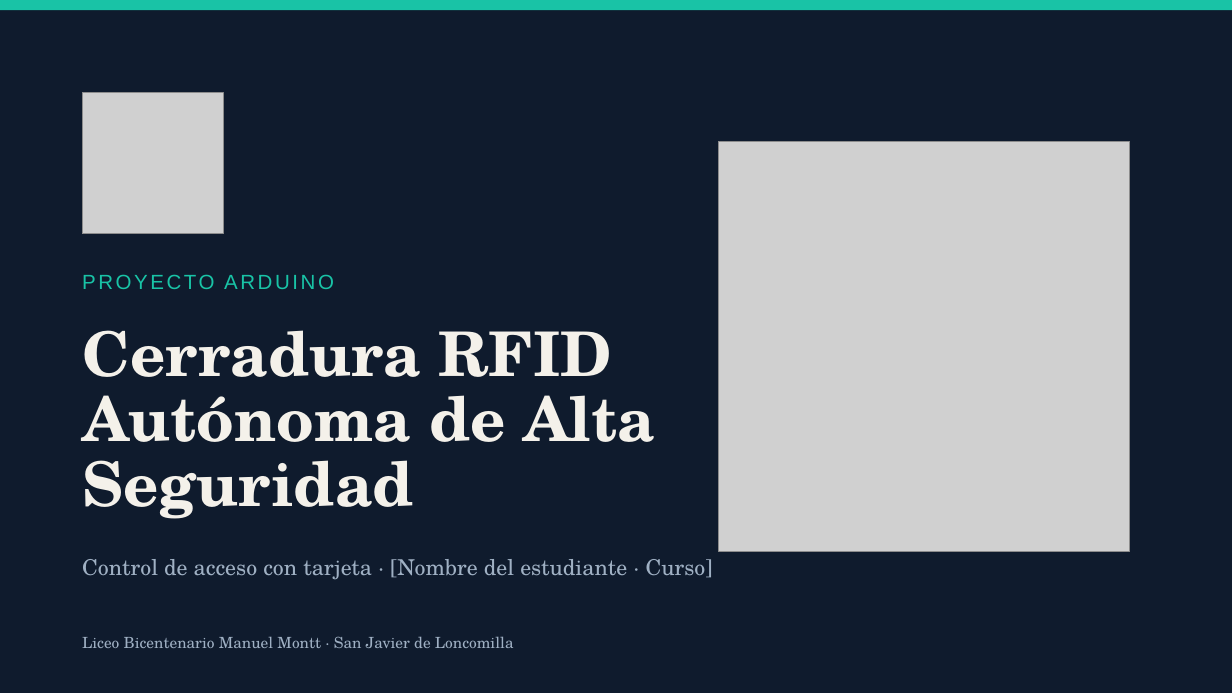
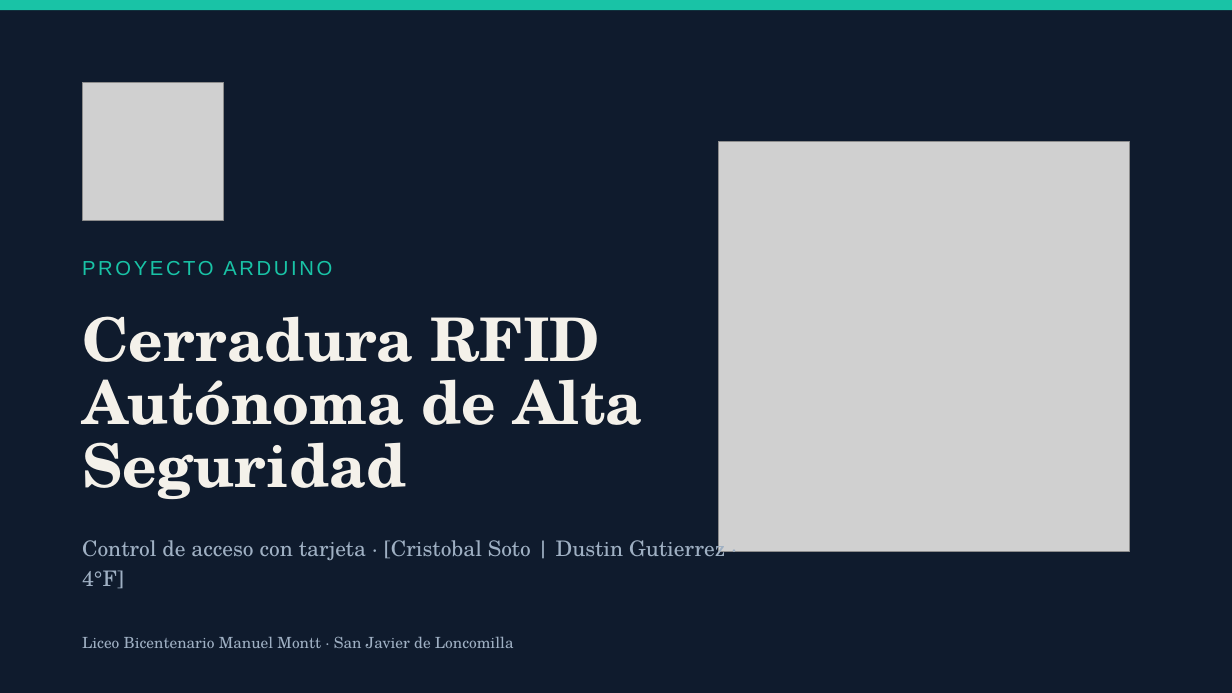
Before and after one commit to misterdarkno2-wq/Arduino, a slide deck: slide 1 of Cerradura RFID Autónoma de Alta Seguridad.pptx. Drawn at 1232x693 pixels with LibreOffice and Linux fonts; fonts in the diff are those of the drawing; grey boxes stand for pictures. Boxes give left, top, right and bottom in pixels: in the first picture for what was removed or moved away, otherwise in the second. Text is boxed around its words. In the diff, an @@ line names an element or a change of style, - is before the commit and + after.

```diff
--- a/Cerradura RFID Autónoma de Alta Seguridad.pptx
+++ b/Cerradura RFID Autónoma de Alta Seguridad.pptx
@@ picture: place and size @@
-picture at [82, 92, 224, 234]
+picture at [82, 82, 224, 220]
@@ text "PROYECTO ARDUINO": place and size @@
-text "PROYECTO ARDUINO" at [82, 274, 334, 289]
+text "PROYECTO ARDUINO" at [82, 261, 332, 275]
@@ text "PROYECTO ARDUINO" at [82, 261, 332, 275]: size 16 to 15.8 pt; line spacing 22.4pt to 22.2pt @@
@@ title "Cerradura RFID Autónoma de Alta ...": place and size @@
-title "Cerradura RFID Autónoma de Alta ..." at [82, 330, 655, 519]
+title "Cerradura RFID Autónoma de Alta ..." at [82, 316, 642, 499]
@@ title "Cerradura RFID Autónoma de Alta ..." at [82, 316, 642, 499]: size 48 to 47 pt; line spacing 50.4pt to 49.3pt @@
@@ text at [82, 535, 725, 589]: text changed; size 17 to 16.7 pt @@
-Control de acceso con tarjeta · [Nombre del estudiante · Curso]
+Control de acceso con tarjeta · [Cristobal Soto | Dustin Gutierrez · 4°F]
```
